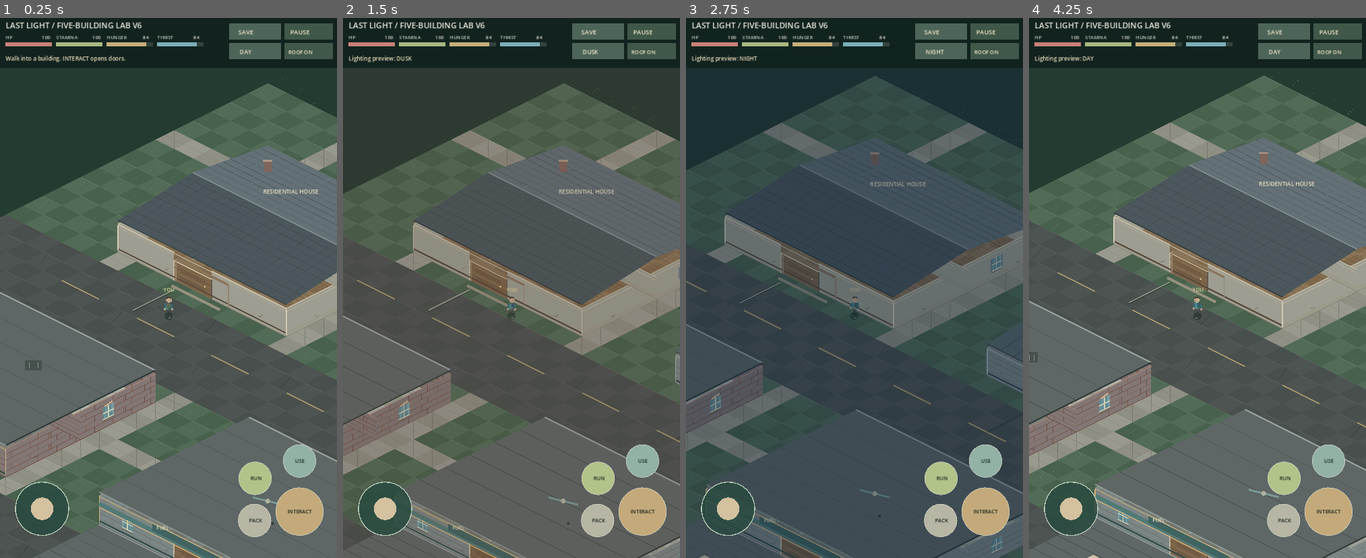
Above: before the commit, frames 1-4 (left to right).
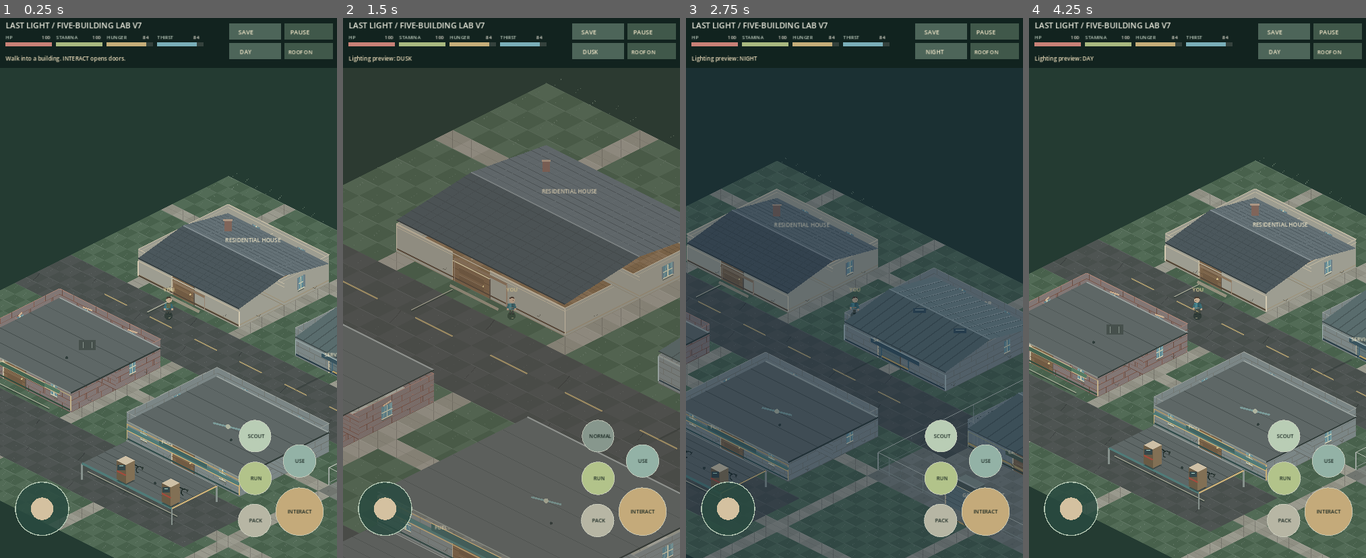
Above: after the commit, the same moments.

Repository: kalashgit/last-light-godot
Game: Godot game, scene res://scenes/five_building_material_lab.tscn
Same seed, same stepped clock (60 frames per second), same inputs: the game is played once before the commit and once after it. This scene is started directly instead of the project's main scene.
Inputs (mouse positions are in pixels of both pictures, inside the frame that each line leads up to):
- Up to frame 1 (0.25 s): no input
- Up to frame 2 (1.5 s): tap Enter at 0.5 s; move the mouse to (585, 261) at 0.52 s; hold Right (ui_right) 0.53-1.25 s; tap Z at 0.6 s; click (585, 261) at 0.67 s; tap Space at 0.77 s; tap L at 0.8 s; drag from (444, 315) to (494, 396) at 1.27 s
- Up to frame 3 (2.75 s): tap Space at 2 s; move the mouse to (888, 169) at 2.02 s; hold Right (ui_right) from 2.03 s (still down); tap Z at 2.1 s; tap L at 2.3 s
- Up to frame 4 (4.25 s): release Right (ui_right) at 2.75 s; drag from (1180, 396) to (1096, 207) at 2.77 s; tap Enter at 3.5 s; move the mouse to (1298, 369) at 3.52 s; hold Left (ui_left) from 3.53 s (still down); tap E at 3.6 s; tap Space at 3.77 s; tap L at 3.8 s

The runs differ from the first frame. In frame 1, 47% of the frame differs, in the area x 0-100%, y 0-100%; in frame 2, 14%; in frame 3, 33%; in frame 4, 49%.

Commit message:
Add fast wide-angle scout mode to five-building lab

Diff:
--- a/scripts/five_building_material_lab.gd
+++ b/scripts/five_building_material_lab.gd
@@ -15,6 +15,10 @@
 var selected_item := ""
 var inventory_open := false
 var sprint_mode := false
+## Temporary screenshot-friendly inspection mode; normal survival remains available.
+var inspection_mode := true
+const INSPECT_ZOOM := 0.60
+const INSPECT_SPEED_MULTIPLIER := 5.0
 var ambient_mode := 0
 var walk_cycle := 0.0
 var walking := false
@@ -39,6 +43,17 @@
 
 func _vec(value: Array) -> Vector2:
  return Vector2(float(value[0]),float(value[1]))
+
+func _screen(p: Vector2,h: float=0.0) -> Vector2:
+ var normal: Vector2=super._screen(p,h)
+ if not inspection_mode:
+  return normal
+ var center:=get_viewport_rect().size*Vector2(.5,.55)
+ return center+(normal-center)*INSPECT_ZOOM
+
+func _toggle_inspection() -> void:
+ inspection_mode=not inspection_mode
+ _notice("SCOUT: fast + wide view" if inspection_mode else "NORMAL: gameplay view")
 
 func _init_buildings() -> void:
  var payload: Variant = JSON.parse_string(FileAccess.get_file_as_string(RECIPES))
@@ -241,6 +256,8 @@
  queue_redraw()
 
 func _movement_speed() -> float:
+ if inspection_mode:
+  return MOVE_SPEED*INSPECT_SPEED_MULTIPLIER
  return MOVE_SPEED*1.52 if sprint_mode and gameplay.stamina>2 else MOVE_SPEED
 
 func _process(delta: float) -> void:
@@ -248,7 +265,7 @@
  if paused:
   return
  var direction := stick if stick_touch!=-1 else Input.get_vector("ui_left","ui_right","ui_up","ui_down")
- gameplay.tick(minf(delta,.1),direction.length()>.14,sprint_mode)
+ gameplay.tick(minf(delta,.1),direction.length()>.14,sprint_mode and not inspection_mode)
  walking=direction.length()>.14
  if walking:
   walk_cycle=fmod(walk_cycle+delta*(15.0 if sprint_mode else 10.0),TAU)
@@ -323,6 +340,9 @@
   _cycle_ambient()
   return
  if not paused:
+  if pos.distance_to(Vector2(size.x-175,size.y-260))<36:
+   _toggle_inspection()
+   return
   if pos.distance_to(Vector2(size.x-176,size.y-80))<38:
    _toggle_inventory()
    return
@@ -352,6 +372,9 @@
     return
    KEY_L:
     _cycle_ambient()
+    return
+   KEY_Z:
+    _toggle_inspection()
     return
  super._input(event)
 
@@ -560,7 +583,7 @@
  _draw_hud()
 
 func _hud_title() -> String:
- return "LAST LIGHT / FIVE-BUILDING LAB V6"
+ return "LAST LIGHT / FIVE-BUILDING LAB V7"
 
 func _hud_subtitle() -> String:
  return "5 STRUCTURES  •  MODULAR MATERIALS  •  INTERACTIVE DOORS"
@@ -582,7 +605,7 @@
  var columns:=2 if compact else 4
  var header_height:=142.0 if compact else 106.0
  draw_rect(Rect2(Vector2.ZERO,Vector2(size.x,header_height)),Color("11221e",.95))
- _text("LAST LIGHT / LAB V6" if compact else _hud_title(),Vector2(12,22),14 if compact else 17,Color("e9e9dc"))
+ _text("LAST LIGHT / LAB V7" if compact else _hud_title(),Vector2(12,22),14 if compact else 17,Color("e9e9dc"))
  var bar_width:=minf(99.0,maxf(52.0,(size.x-247.0-9.0*float(columns-1))/float(columns)))
  var labels: Array[String]=["HP","STAMINA","HUNGER","THIRST"]
  var values: Array[float]=[gameplay.health,gameplay.stamina,gameplay.hunger,gameplay.thirst]
@@ -598,6 +621,7 @@
  _hud_button(Vector2(size.x-80,size.y-99),51,"INTERACT",Color("c4aa7a"))
  _hud_button(Vector2(size.x-80,size.y-207),35,"USE",Color("93b2a6"))
  _hud_button(Vector2(size.x-175,size.y-170),35,"RUN ON" if sprint_mode else "RUN",Color("b2c38a"))
+ _hud_button(Vector2(size.x-175,size.y-260),34,"SCOUT" if inspection_mode else "NORMAL",Color("b9cdb5" if inspection_mode else "87978d"))
  _hud_button(Vector2(size.x-176,size.y-80),35,"PACK",Color("b7b6a4"))
  draw_rect(Rect2(Vector2(size.x-112,12),Vector2(103,34)),Color("40584a"))
  _text("RESUME" if paused else "PAUSE",Vector2(size.x-100,35),13)
--- a/tests/five_building_lab.gd
+++ b/tests/five_building_lab.gd
@@ -43,6 +43,16 @@
   check(kinds.has(kind),"distinct art archetype "+kind)
 
  var viewport_size: Vector2=lab.get_viewport_rect().size
+ check(lab.inspection_mode,"wide-view SCOUT mode starts enabled for screenshot review")
+ check(lab._movement_speed()>=12.0,"SCOUT traversal is at least five times normal walking speed")
+ var projected_scout: Vector2=lab._screen(lab.player+Vector2(5,0))
+ lab._on_touch(9,Vector2(viewport_size.x-175,viewport_size.y-260))
+ check(not lab.inspection_mode,"SCOUT button returns to normal gameplay")
+ check(is_equal_approx(lab._movement_speed(),2.5),"normal mode restores original walking speed")
+ var projected_normal: Vector2=lab._screen(lab.player+Vector2(5,0))
+ check(projected_scout.distance_to(lab._screen(lab.player))<projected_normal.distance_to(lab._screen(lab.player)),"SCOUT mode has a wider projected view")
+ lab._on_touch(9,Vector2(viewport_size.x-175,viewport_size.y-260))
+ check(lab.inspection_mode,"SCOUT button toggles back on")
  lab._on_touch(9,Vector2(viewport_size.x-176,viewport_size.y-80))
  check(lab.inventory_open,"PACK touch opens the backpack")
  check(lab._inventory_panel().size.y>=400,"empty backpack is a full-size panel instead of a thin strip")
Not shown, added: docs/checkpoints/FIVE_BUILDING_SCOUT_V7.md
